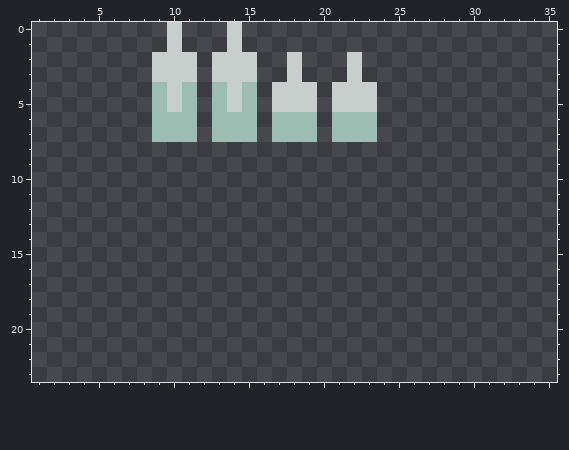
Sprite sheet, stored at sprites/spr_spines_tileset/edfb4a30-14fc-408e-8716-15761f76d7bc.png. The picture above is the old version.
The file is 56x120 pixels. Shown: x 1..35, y 0..23.
Now the later version:
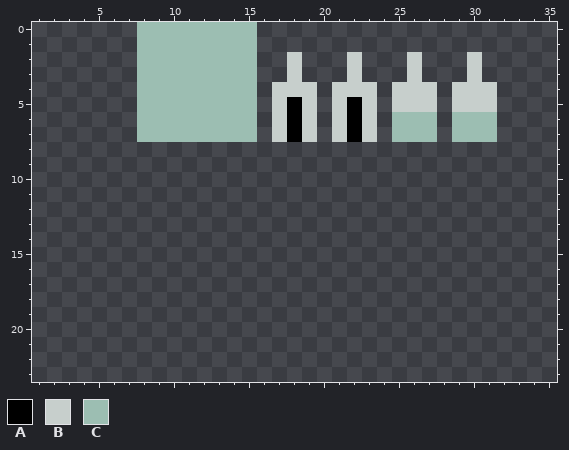
Palette (. is transparent): A #000000  B #c7cfcc  C #9cbeb2
Change:
y 0..1: x 8..15 ..B...B. -> CCCCCCCC
y 2..3: x 8..15 .BBB.BBB -> CCCCCCCC; x 26 . -> B; x 30 . -> B
y 4: x 8 . -> C; x 10 B -> C; x 12 . -> C; x 14 B -> C; x 25..27 ... -> BBB; x 29..31 ... -> BBB
y 5: x 8 . -> C; x 10 B -> C; x 12 . -> C; x 14 B -> C; x 18 B -> A; x 22 B -> A; x 25..27 ... -> BBB; x 29..31 ... -> BBB
y 6..7: x 8 . -> C; x 12 . -> C; x 17..19 CCC -> BAB; x 21..23 CCC -> BAB; x 25..27 ... -> CCC; x 29..31 ... -> CCC
Boxes around the changes in both pictures, in picture pixels (x1, y1, x2, y2):
changed: (137, 22, 497, 142)
